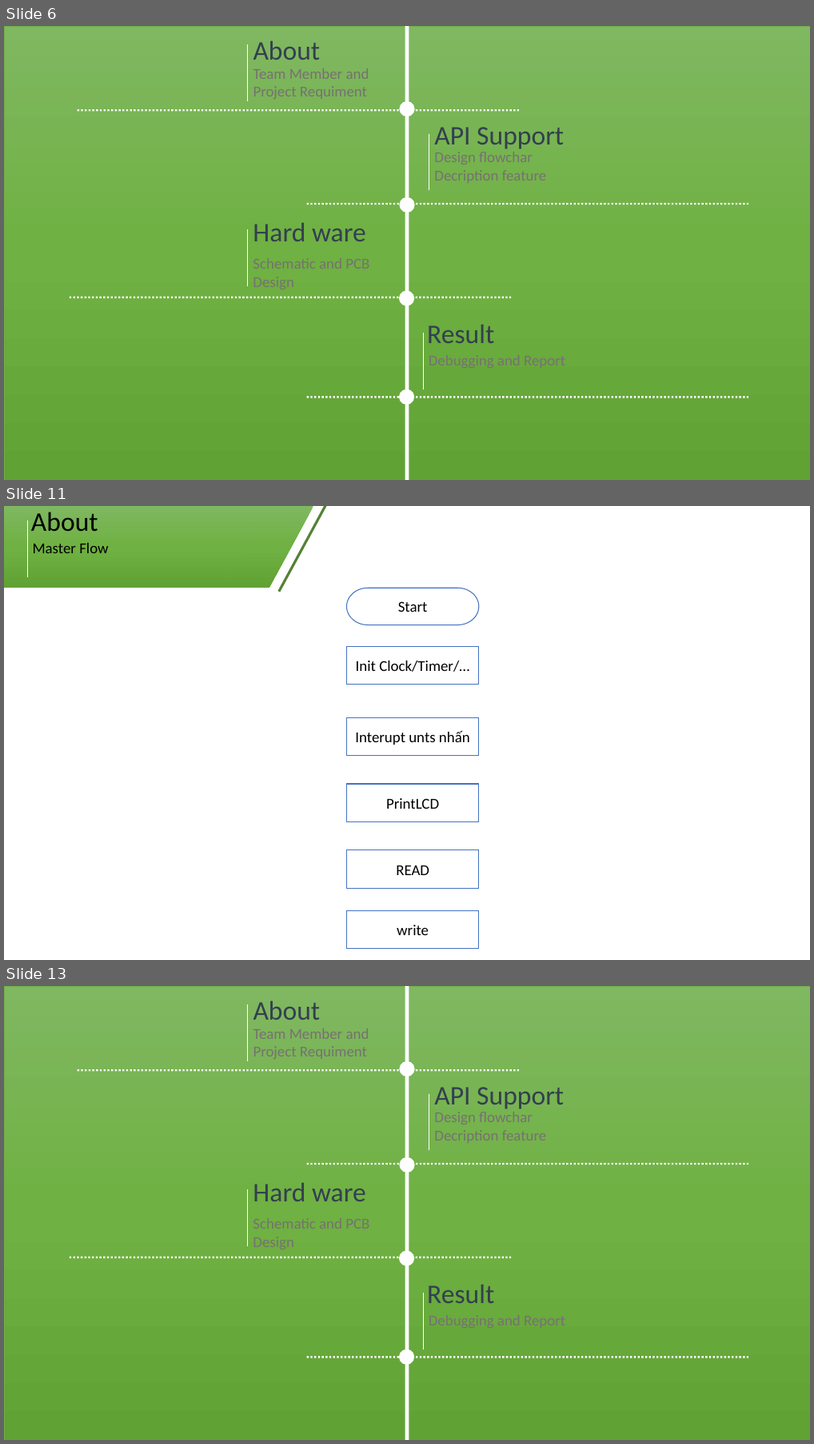
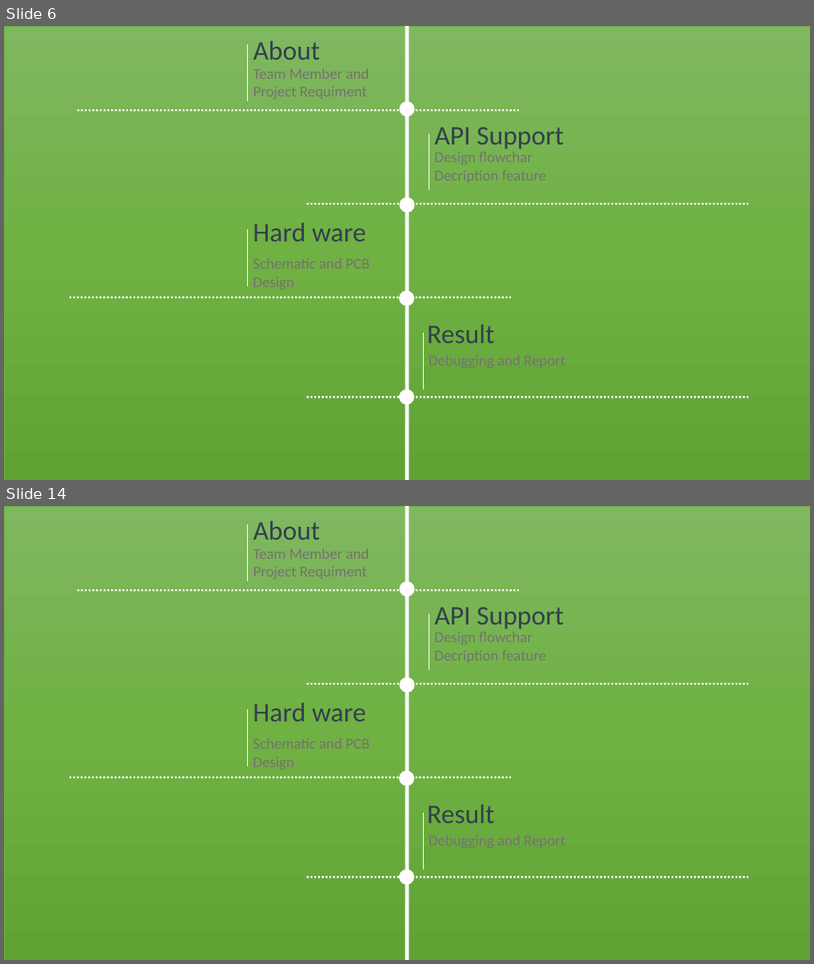
Before and after one commit to hoangphuc-fn/Finally-Assignment-AUTOSAR-, a slide deck: SPIDriver.pptx. Shown one above the other, each under a label of ours: slides 6, 11 and 13 before the commit, slides 6 and 14 after it; the slides between them are not shown. The pictures are 814x1444 and 814x964 pixels, drawn with LibreOffice and Linux fonts; fonts in the diff are those of the drawing. Boxes give left, top, right and bottom in pixels: in the first picture for what was removed or moved away, otherwise in the second. Text is boxed around its words. In the diff, an @@ line names an element or a change of style, - is before the commit and + after.

```diff
--- a/SPIDriver.pptx
+++ b/SPIDriver.pptx
@@ slide 11 removed at (x1=4, y1=506, x2=810, y2=960), background #FFFFFF @@
@@ rectangle removed at (x1=4, y1=506, x2=266, y2=588) @@
@@ line removed from (27, 520) to (27, 577) @@
@@ text removed at (x1=31, y1=512, x2=98, y2=531) @@
-About
@@ parallelogram removed at (x1=222, y1=506, x2=314, y2=588) @@
@@ line removed from (279, 592) to (326, 506) @@
@@ text removed at (x1=33, y1=543, x2=108, y2=553) @@
-Master Flow
@@ pill shape removed at (x1=347, y1=588, x2=479, y2=624) @@
-Start
@@ rectangle removed at (x1=347, y1=646, x2=479, y2=684) @@
-Init Clock/Timer/…
@@ rectangle removed at (x1=347, y1=717, x2=479, y2=756) @@
-Interupt unts nhấn
@@ rectangle removed at (x1=347, y1=784, x2=479, y2=822) @@
-PrintLCD
@@ rectangle removed at (x1=347, y1=850, x2=479, y2=888) @@
-READ
@@ rectangle removed at (x1=347, y1=911, x2=479, y2=949) @@
-write
@@ what was slide 13 is now slide 14 @@
```
Also in this commit, not shown: 6 slides changed, 7 slides added, 6 other slides removed.
